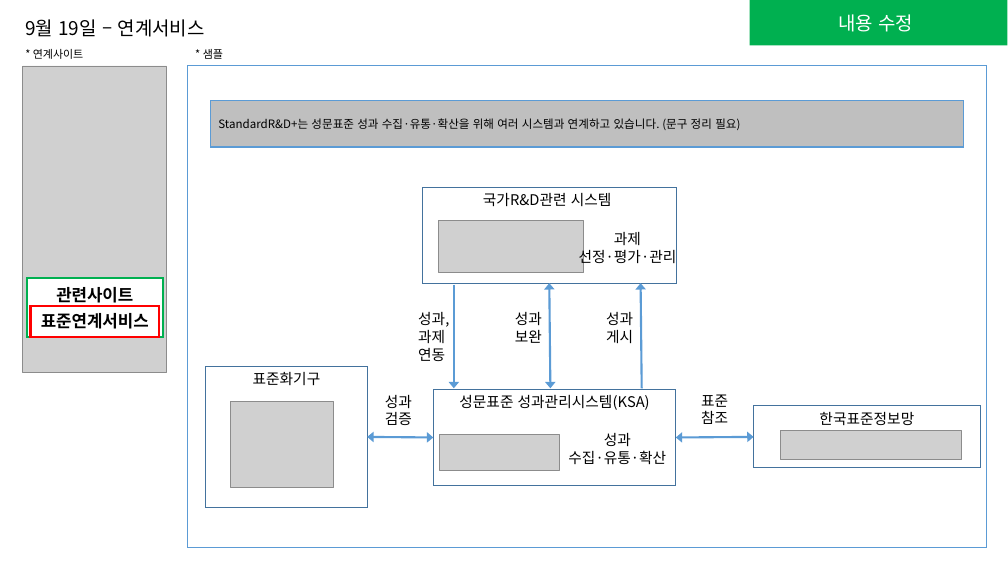
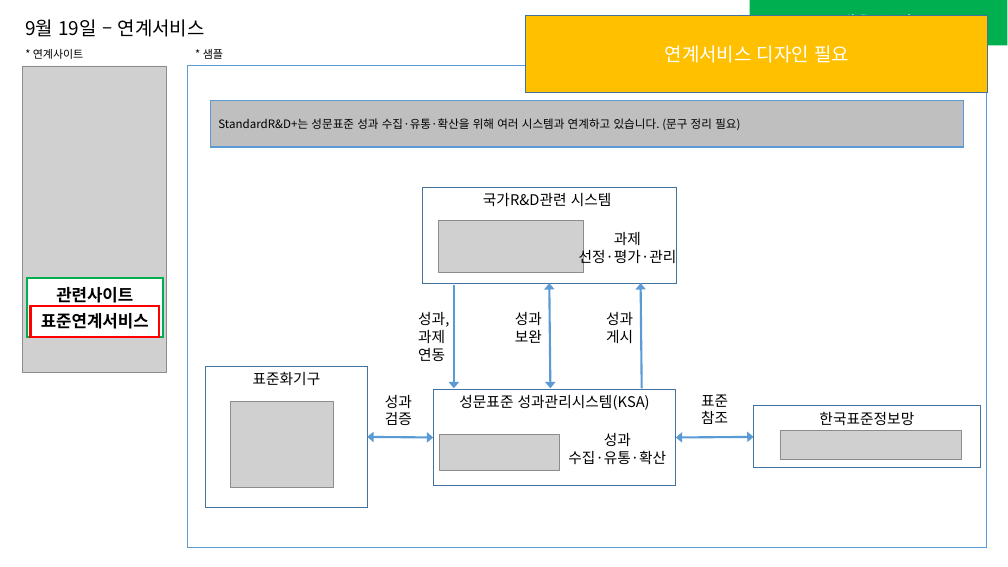
Before and after one commit to box3101/Association, a slide deck: slide 3 of 20220930_133718_임자혁_(jhim@ispark.kr)_표준협회_수정사항/20220930_사이트수정사항_v1.0.pptx (slide 2 before the commit). Drawn at 1008x567 pixels with LibreOffice and Linux fonts; fonts in the diff are those of the drawing; grey boxes stand for pictures. Boxes give left, top, right and bottom in pixels: in the first picture for what was removed or moved away, otherwise in the second. Text is boxed around its words. In the diff, an @@ line names an element or a change of style, - is before the commit and + after.

```diff
--- a/20220930_133718_임자혁_(jhim@ispark.kr)_표준협회_수정사항/20220930_사이트수정사항_v1.0.pptx
+++ b/20220930_133718_임자혁_(jhim@ispark.kr)_표준협회_수정사항/20220930_사이트수정사항_v1.0.pptx
@@ rectangle added at [526,16,988,93], fill #FFC000, outline #43739E 1 pt, 18 pt, text #FFFFFF @@
+연계서비스 디자인 필요
@@ text "내용 수정" rewrapped from [750,0,1008,45] to [839,10,914,16] @@
```
Also in this commit, not shown: 4 other slides changed, 1 slide added, 15 slides removed, 11 other files.
